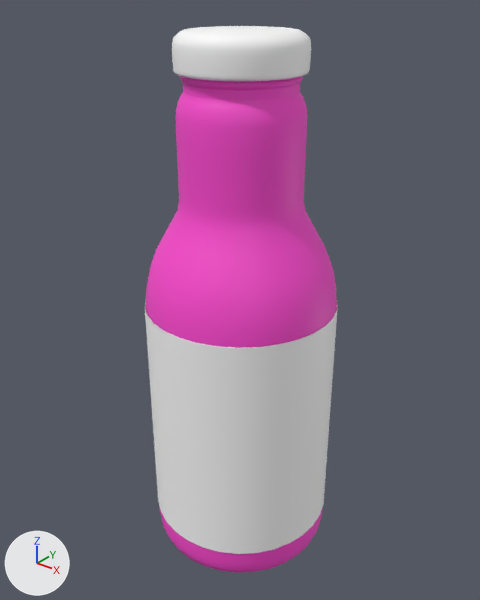
A saved change to the FBX model hatsu_verde.fbx.
Both versions are drawn from a 50 mm camera at (0.1288, -0.1617, 0.1952) aimed at (-0.0017, 0.0014, 0.094). Every picture has the same lights, and +X, +Y and +Z are marked at lower left. Where no turn or scale is listed for an object, it has been applied to the vertices.

In view in the first picture: 'Bottle'.
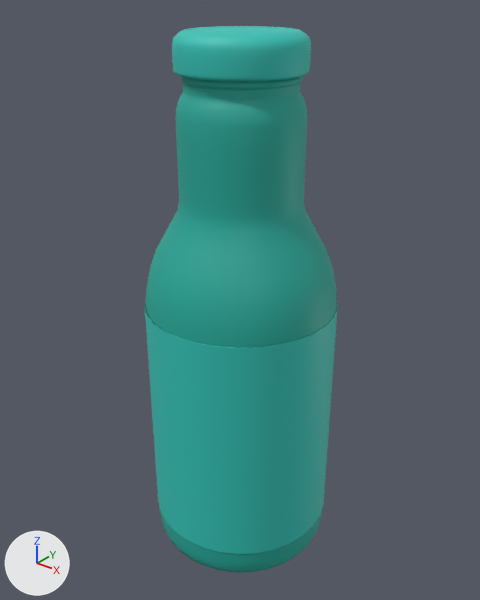
Where the change shows, as pixel boxes [x1, y1, x2, y2] in the pictures (480 x 600 px):
part 1 of me_mesh_001, recoloured (pink to cyan): [146, 76, 337, 573] in both
part 2 of me_mesh_001, recoloured (white to cyan): [145, 26, 337, 554] in both

Patch to the scene script:
```diff
--- a/hatsu_verde.fbx.py
+++ b/hatsu_verde.fbx.py
@@ mat_m_bottle_003 @@
+mat_m_bottle_003 = principled_material('M_Bottle.003')
+mat_m_bottle_003.base_color = (0.014, 0.398, 0.322)  # cyan #1fa99a
+mat_m_bottle_003.roughness = 0.553
@@ mat_m_juice_003 @@
+mat_m_juice_003 = principled_material('M_Juice.003')
+mat_m_juice_003.base_color = (0.0304, 0.552, 0.478)  # cyan #31c4b8
+mat_m_juice_003.roughness = 0.553
@@ me_mesh_001 @@
 me_mesh_001.from_pydata(...)  # 10530 vertices, 9804 faces; spans x -0.033..0.033, y -0.033..0.033, z -0.003..0.182
 # used by ob_bottle; location = (0.0, 0.0, 0.0)
+# me_mesh_001 part 1: all 5533 faces that had it switch from mat_m_bottle (pink #ff48d1) to mat_m_bottle_003 (cyan #1fa99a)
+# me_mesh_001 part 2: all 4271 faces that had it switch from mat_m_juice (white #ffffff) to mat_m_juice_003 (cyan #31c4b8)
```
